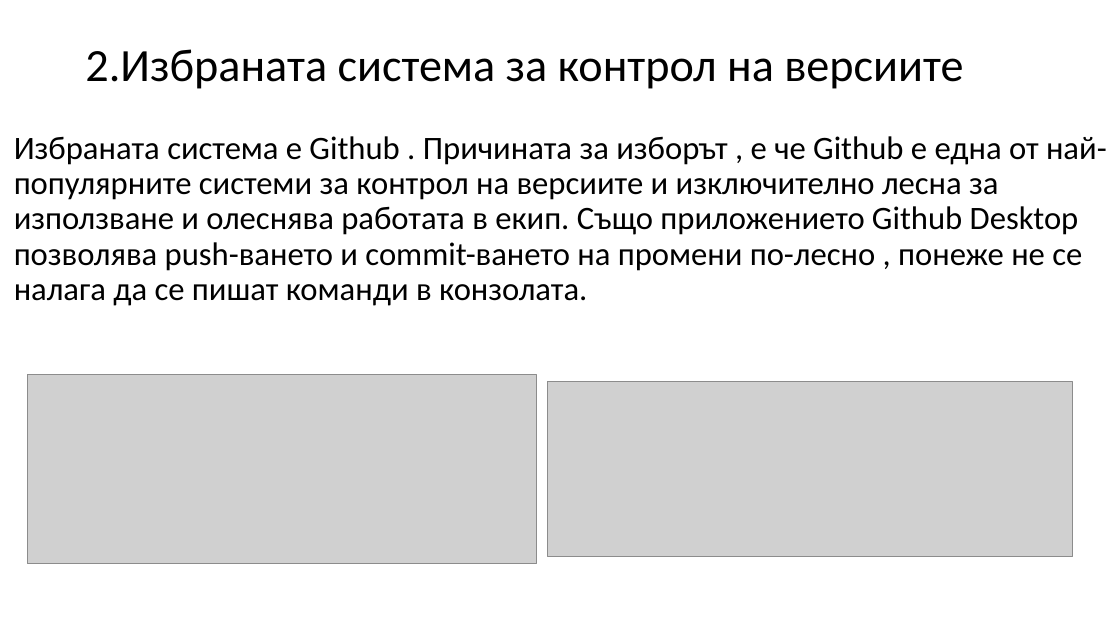
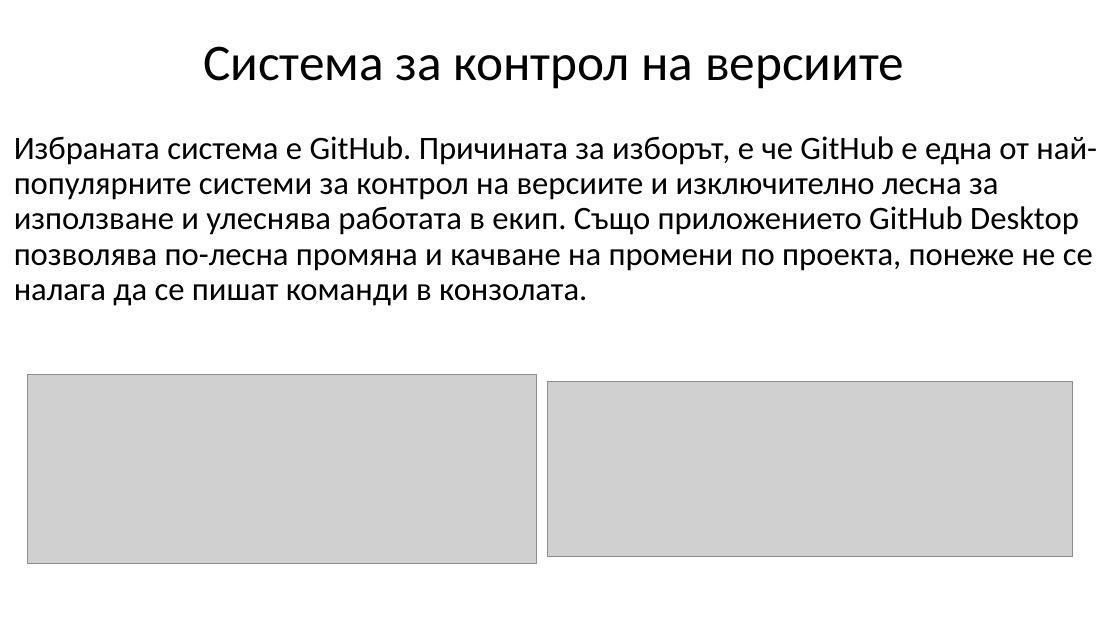
Before and after one commit to YovoTWW/MusicAppRepository, a slide deck: slide 5 of ТУ ВАРНА Music App Presentation.pptx (slide 3 before the commit). Drawn at 1120x630 pixels with LibreOffice and Linux fonts; fonts in the diff are those of the drawing; grey boxes stand for pictures. Boxes give left, top, right and bottom in pixels: in the first picture for what was removed or moved away, otherwise in the second. Text is boxed around its words. In the diff, an @@ line names an element or a change of style, - is before the commit and + after.

```diff
--- a/ТУ ВАРНА Music App Presentation.pptx
+++ b/ТУ ВАРНА Music App Presentation.pptx
@@ title at [203,46,904,89]: text changed; size 39.6 to 44 pt @@
-2.Избраната система за контрол на версиите
+Система за контрол на версиите
@@ text at [14,136,1097,306]: text changed @@
-Избраната система е Github . Причината за изборът , е че Github е една от най-популярните системи за контрол на версиите и изключително лесна за използване и олеснява работата в екип. Също приложението Github Desktop позволява push-ването и commit-ването на промени по-лесно , понеже не се налага да се пишат команди в конзолата.
+Избраната система е GitHub. Причината за изборът, е че GitHub е една от най-популярните системи за контрол на версиите и изключително лесна за използване и улеснява работата в екип. Също приложението GitHub Desktop позволява по-лесна промяна и качване на промени по проекта, понеже не се налага да се пишат команди в конзолата.
```
Also in this commit, not shown: 8 other slides changed, 3 slides added, 1 slide removed, 1 other file.
